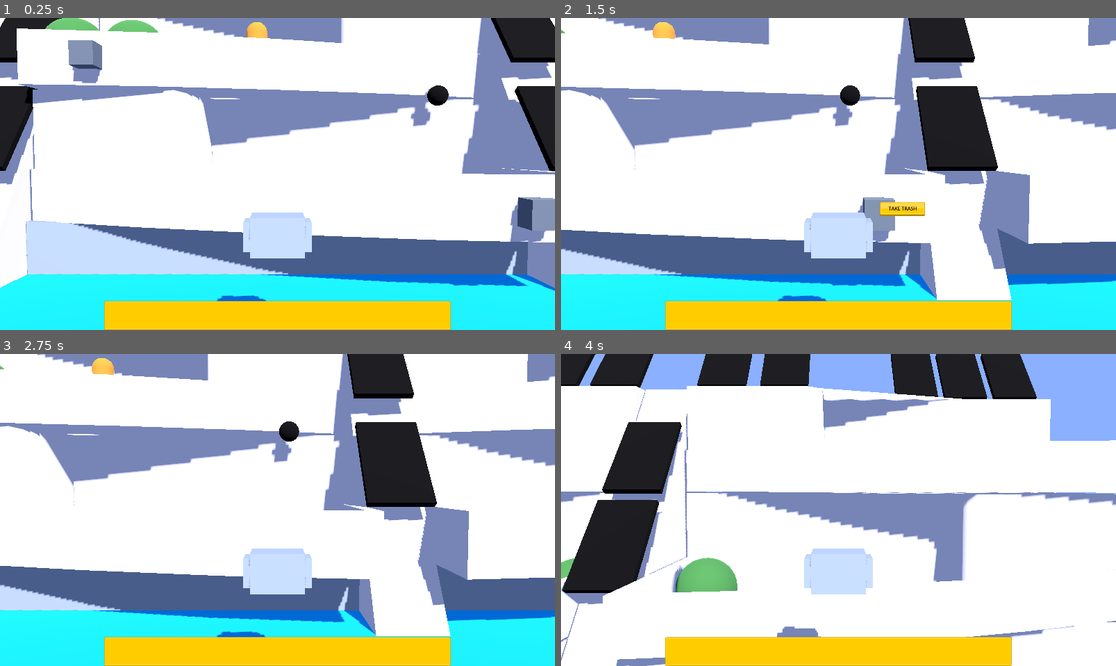
Above: before the commit, frames 1-4 (two rows, left to right).
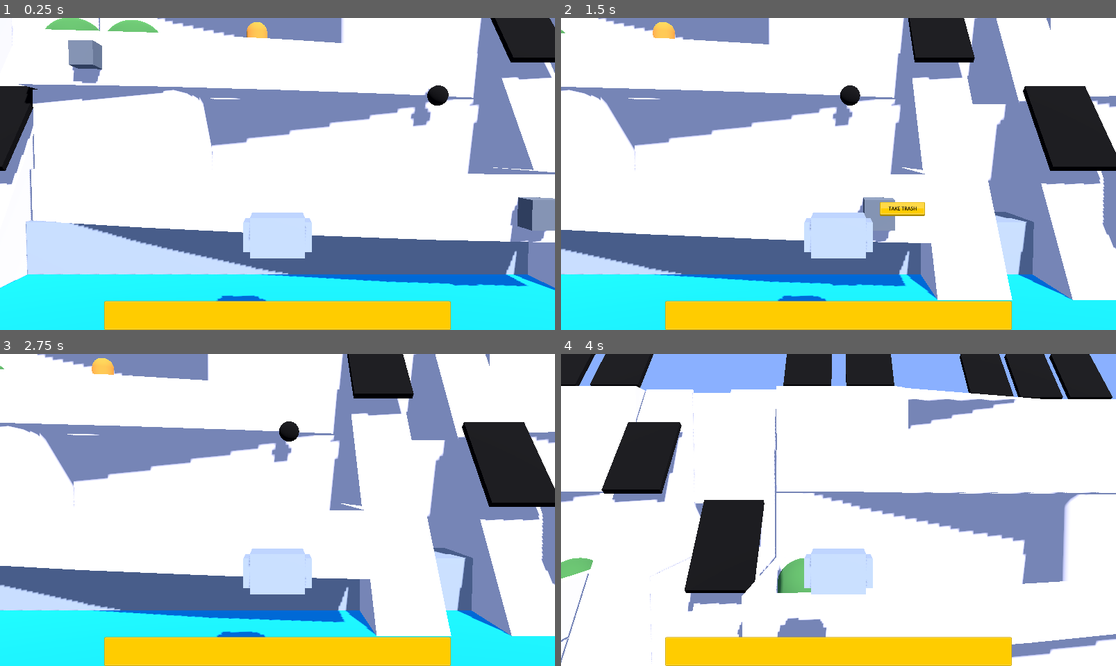
Above: after the commit, the same moments.

Repository: LenasTeapot/Recycler
Game: Godot game, scene res://Scenes/Main.tscn
The game is run twice, just before and just after one commit, with the same random seed, the same clock (stepped at 60 frames per second) and the same inputs.
Inputs (mouse positions are in pixels of both pictures, inside the frame that each line leads up to):
- Up to frame 1 (0.25 s): no input
- Up to frame 2 (1.5 s): tap Enter (Select) at 0.5, 0.6 s; move the mouse to (960, 158) at 0.52 s; hold D (Right) 0.53-1.28 s; move the mouse to (727, 189) at 1.27 s; hold Down (Down) from 1.28 s (still down); tap Shift (Sprint) at 1.35 s
- Up to frame 3 (2.75 s): release Down (Down) at 2 s; click "TAKE TRASH" at 2 s
- Up to frame 4 (4 s): tap Space at 2.75 s; move the mouse to (894, 441) at 2.77 s; hold D (Right) 2.78-3.53 s; tap Enter (Select) at 2.85 s; move the mouse to (810, 572) at 3.52 s; hold Up (Up) from 3.53 s (still down); tap Shift (Sprint) at 3.6 s

The runs differ from the first frame. In frame 1, 2.7% of the frame differs, in the area x 0-100%, y 0-88%; in frame 2, 17%; in frame 3, 17%; in frame 4, 28%, in the area x 0-100%, y 0-100%.

Commit message:
Divider updates as stairwell

Diff:
--- a/Recycler/Scenes/BuildingDivider.tscn
+++ b/Recycler/Scenes/BuildingDivider.tscn
@@ -15,8 +15,14 @@
 skeleton = NodePath("../MeshInstance3D")
 surface_material_override/0 = ExtResource("1_ojfgl")
 
+[node name="MeshInstance3D3" type="MeshInstance3D" parent="."]
+transform = Transform3D(31.4271, 3.66848, 0, -3.66848, 31.4271, 0, 0, 0, 2.74529, 8.77, 13.299, 7.5)
+mesh = SubResource("PrismMesh_o8vvq")
+skeleton = NodePath("../MeshInstance3D")
+surface_material_override/0 = ExtResource("1_ojfgl")
+
 [node name="MeshInstance3D6" type="MeshInstance3D" parent="."]
-transform = Transform3D(2.79446, 0.229764, 2.4321e-07, 3.62869, -0.176942, 0, -2.443e-07, -2.00866e-08, 2.782, 7.08576, 24.8651, 12.4957)
+transform = Transform3D(2.79446, 0.229764, 2.4321e-07, 3.62869, -0.176942, 0, -2.443e-07, -2.00866e-08, 2.782, 7.08576, 24.8651, 7.48154)
 mesh = SubResource("BoxMesh_wa7gq")
 skeleton = NodePath("../MeshInstance3D4")
 surface_material_override/0 = ExtResource("2_rm5of")
@@ -28,7 +34,7 @@
 surface_material_override/0 = ExtResource("2_rm5of")
 
 [node name="MeshInstance3D8" type="MeshInstance3D" parent="."]
-transform = Transform3D(2.79446, 0.229764, 2.4321e-07, 3.62869, -0.176942, 0, -2.443e-07, -2.00866e-08, 2.782, -0.266129, 14.2676, 12.4957)
+transform = Transform3D(2.79446, 0.229764, 2.4321e-07, 3.62869, -0.176942, 0, -2.443e-07, -2.00866e-08, 2.782, -0.266129, 14.2676, 7.48154)
 mesh = SubResource("BoxMesh_wa7gq")
 skeleton = NodePath("../MeshInstance3D4")
 surface_material_override/0 = ExtResource("2_rm5of")
@@ -38,3 +44,21 @@
 mesh = SubResource("BoxMesh_wa7gq")
 skeleton = NodePath("../MeshInstance3D4")
 surface_material_override/0 = ExtResource("2_rm5of")
+
+[node name="MeshInstance3D10" type="MeshInstance3D" parent="."]
+transform = Transform3D(12.869, 0, 0, 0, 6.43952, 0, 0, 0, 2.60345, 6.17749, 7.33382, 10.012)
+mesh = SubResource("BoxMesh_wa7gq")
+skeleton = NodePath("../MeshInstance3D4")
+surface_material_override/0 = ExtResource("1_ojfgl")
+
+[node name="MeshInstance3D11" type="MeshInstance3D" parent="."]
+transform = Transform3D(12.869, 0, 0, 0, 6.43952, 0, 0, 0, 2.60345, 10.7151, 15.9861, 10.012)
+mesh = SubResource("BoxMesh_wa7gq")
+skeleton = NodePath("../MeshInstance3D4")
+surface_material_override/0 = ExtResource("1_ojfgl")
+
+[node name="MeshInstance3D12" type="MeshInstance3D" parent="."]
+transform = Transform3D(38.6069, 0, 0, 0, 6.43952, 0, 0, 0, 7.59796, 29.7991, 25.542, 10.012)
+mesh = SubResource("BoxMesh_wa7gq")
+skeleton = NodePath("../MeshInstance3D4")
+surface_material_override/0 = ExtResource("1_ojfgl")
--- a/Recycler/Scenes/Main.tscn
+++ b/Recycler/Scenes/Main.tscn
@@ -51,10 +51,10 @@
 transform = Transform3D(1, 0, 0, 0, 1, 0, 0, 0, 1, 0, 5, 0)
 
 [node name="BuildingC" parent="." instance=ExtResource("2_ms54r")]
-transform = Transform3D(-1, 0, -8.74228e-08, 0, 1, 0, -8.74228e-08, 0, 1, 0, 5, 25)
+transform = Transform3D(-1, 0, -8.74228e-08, 0, 1, 0, -8.74228e-08, 0, 1, 0, 5, 30)
 
 [node name="BuildingA" parent="." instance=ExtResource("2_ms54r")]
-transform = Transform3D(-1, 0, 8.74228e-08, 0, 1, 0, 8.74228e-08, 0, 1, 0, 5, -25)
+transform = Transform3D(-1, 0, 8.74228e-08, 0, 1, 0, 8.74228e-08, 0, 1, 0, 5, -30)
 
 [node name="MeshInstance3D" type="MeshInstance3D" parent="."]
 transform = Transform3D(100, 0, 0, 0, 100, 0, 0, 0, 100, 83.6294, 2.68535, -0.197235)
@@ -101,7 +101,8 @@
 pitch_scale = 0.46
 autoplay = true
 
-[node name="MeshInstance3D2" parent="." instance=ExtResource("8_wpchk")]
+[node name="MeshInstance3D6" parent="." instance=ExtResource("8_wpchk")]
+transform = Transform3D(1, 0, 0, 0, 1, 0, 0, 0, 1, 0, 0, 5)
 
 [node name="MeshInstance3D3" parent="." instance=ExtResource("8_wpchk")]
 transform = Transform3D(1, 0, 0, 0, 1, 0, 0, 0, 1, 0, 0, -24.9813)
Not shown: 7 places in Recycler/Scenes/Building.tscn that only renumber resources
